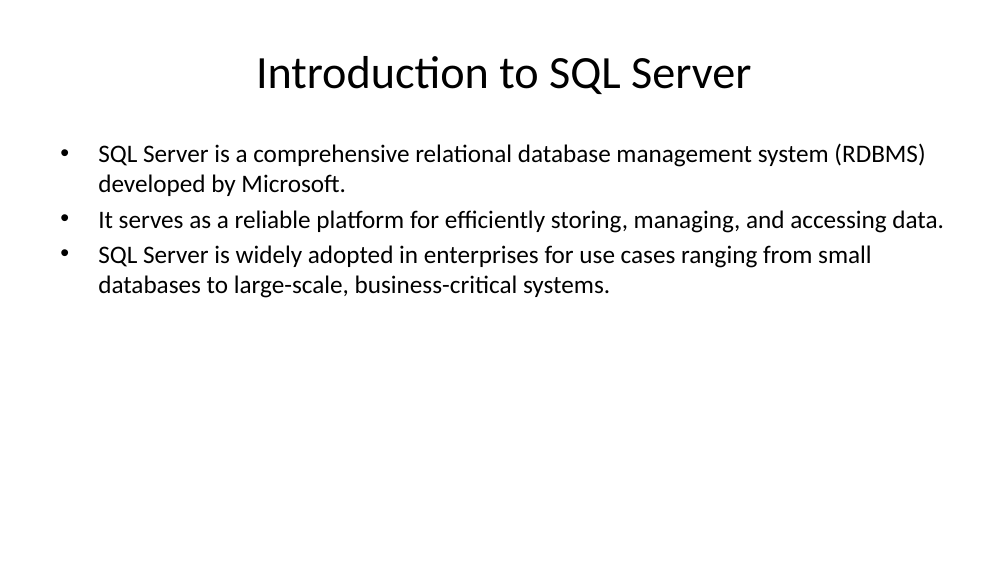
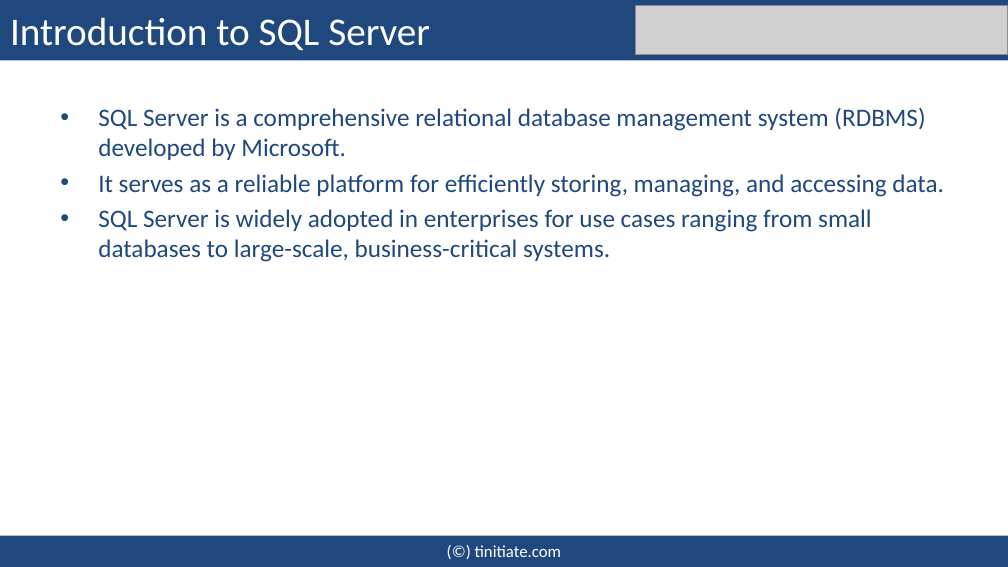
Before and after one commit to tinitiateprime/sqlserver, a slide deck: slide 2 of sqlserver-sql/sqlserver-introduction.pptx. Drawn at 1008x567 pixels with LibreOffice and Linux fonts; fonts in the diff are those of the drawing; grey boxes stand for pictures. Boxes give left, top, right and bottom in pixels: in the first picture for what was removed or moved away, otherwise in the second. Text is boxed around its words. In the diff, an @@ line names an element or a change of style, - is before the commit and + after.

```diff
--- a/sqlserver-sql/sqlserver-introduction.pptx
+++ b/sqlserver-sql/sqlserver-introduction.pptx
@@ title "Introduction to SQL Server" resized from (x1=256, y1=56, x2=751, y2=94) to (x1=0, y1=0, x2=1008, y2=60) @@
@@ title "Introduction to SQL Server" at (x1=0, y1=0, x2=1008, y2=60): size 33 to 28 pt, text colour #000000 to #FFFFFF; alignment centre to left; fill none to #1F497D @@
@@ picture added at (x1=635, y1=6, x2=1008, y2=55) @@
@@ text "SQL Server is a comprehensive ..." moved from (x1=98, y1=143, x2=944, y2=298) to (x1=98, y1=107, x2=944, y2=262) @@
@@ text "SQL Server is a comprehensive ..." at (x1=98, y1=107, x2=944, y2=262): text colour #000000 to #1F497D @@
@@ rectangle added at (x1=0, y1=535, x2=1008, y2=566), fill #1F497D, 12 pt, text #FFFFFF @@
+(©) tinitiate.com
```
Also in this commit, not shown: 4 other slides changed, 1 slide added, 1 slide removed, 25 other files.
